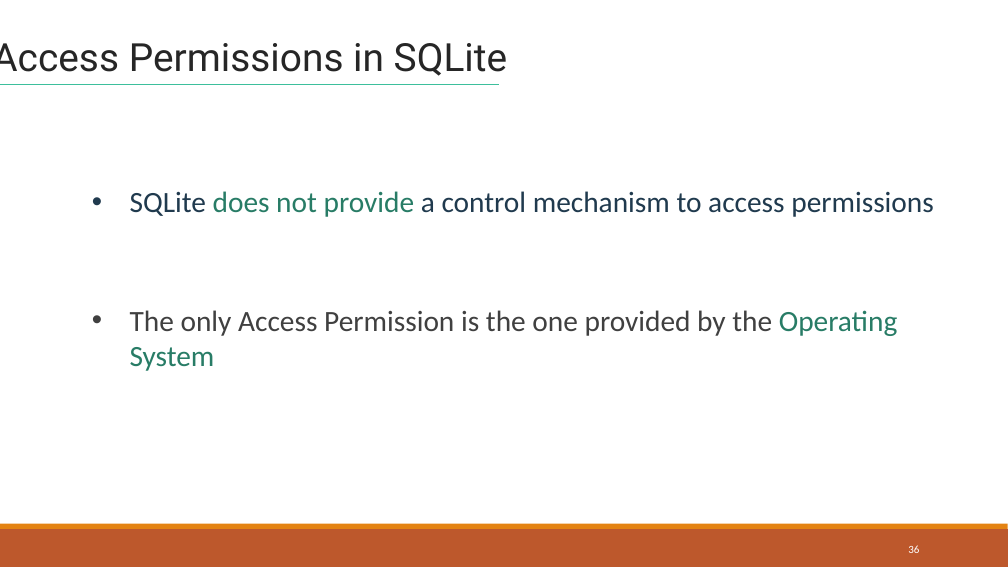
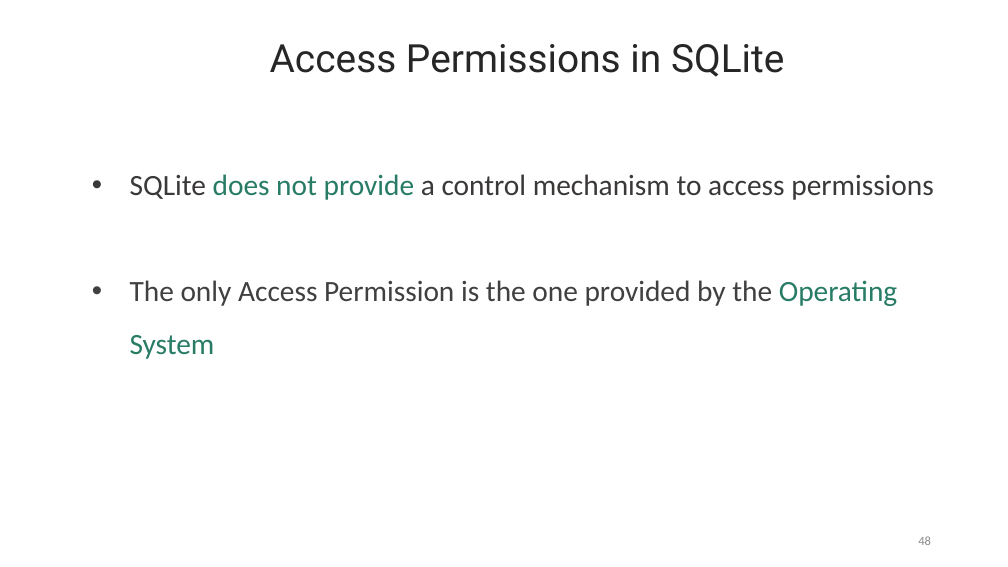
Before and after one commit to lahcenrahlaoui/Wingardium_Leviosaaaa, a slide deck: slide 48 of Presentation-projet-SQLite (1) - Copy.pptx (slide 36 before the commit). Drawn at 1008x567 pixels with LibreOffice and Linux fonts; fonts in the diff are those of the drawing. Boxes give left, top, right and bottom in pixels: in the first picture for what was removed or moved away, otherwise in the second. Text is boxed around its words. In the diff, an @@ line names an element or a change of style, - is before the commit and + after.

```diff
--- a/Presentation-projet-SQLite (1) - Copy.pptx
+++ b/Presentation-projet-SQLite (1) - Copy.pptx
@@ text "Access Permissions in SQLite": place and size @@
-text "Access Permissions in SQLite" at <box>0,43,507,76</box>
+text "Access Permissions in SQLite" at <box>270,44,784,77</box>
@@ text "Access Permissions in SQLite" at <box>270,44,784,77</box>: alignment left to centre @@
@@ line removed from (0, 85) to (499, 85) @@
@@ rectangle "SQLite does not provide a ...": place and size @@
-rectangle "SQLite does not provide a ..." at <box>85,180,989,223</box>
+rectangle "SQLite does not provide a ..." at <box>85,145,989,402</box>
@@ text in rectangle at <box>130,174,934,200</box>: text colour #203A4E to #3B3838 in "SQLite a control mechanism to access permissions"; line spacing 1 to 1.5 @@
@@ text in rectangle at <box>130,280,897,359</box>: paragraph added @@
+• The only Access Permission is the one provided by the Operating System
@@ text removed at <box>130,310,897,371</box> @@
-• The only Access Permission is the one provided by the Operating System
@@ rectangle removed at <box>0,529,1008,567</box> @@
@@ rectangle removed at <box>0,524,1008,529</box> @@
@@ page number at <box>918,536,931,545</box>: text changed; size 10.5 to 12 pt; text colour #FFFFFF to #8C8C8C @@
-36
+48
```
Also in this commit, not shown: 40 other slides changed, 24 slides added, 12 slides removed.
